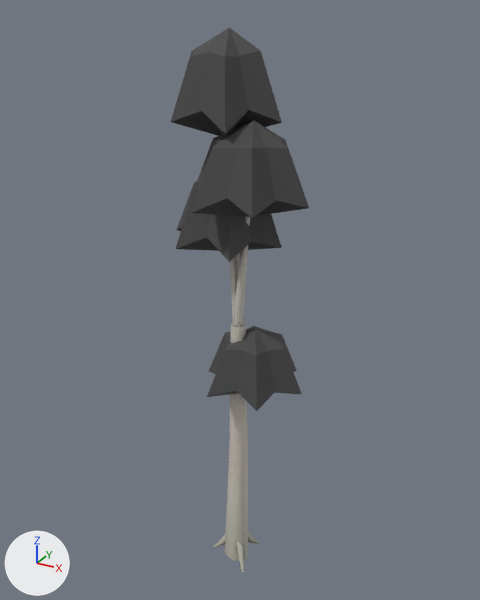
Two versions of the glTF model arte/modelos/mapa/vegetacao/arv_betula_6/arv_betula_6.glb, one commit apart.
Camera for both pictures: a camera (50 mm lens) standing at (1.42, -2.55, 2.87) and looking at (-0.02, 0.06, 1.56). The lights are fixed; the arrows at lower left show +X, +Y and +Z. The older version comes first. Where no turn or scale is listed for an object, it has been applied to the vertices. Vertices at exactly the same position are counted once.

Names of what the first picture shows: 'arv_betula_6_corpo'.
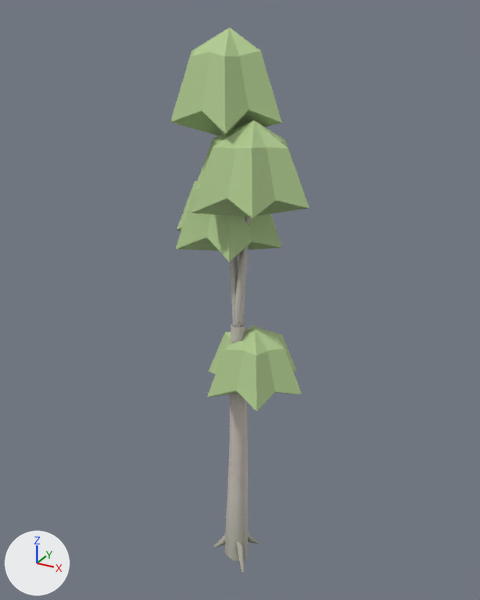
The change, as a diff of the scene's bpy script:
```diff
--- a/arte/modelos/mapa/vegetacao/arv_betula_6/arv_betula_6.glb.py
+++ b/arte/modelos/mapa/vegetacao/arv_betula_6/arv_betula_6.glb.py
@@ mat_p_folhabetula_002 @@
+mat_p_folhabetula_002 = principled_material('P_FolhaBetula.002')
+mat_p_folhabetula_002.base_color = (0.44, 0.6, 0.28)  # green #b1cb90
+mat_p_folhabetula_002.roughness = 0.8
@@ me_arv_betula_6_corpo @@
 me_arv_betula_6_corpo.from_pydata(...)  # 186 vertices, 314 faces; spans x -0.36..0.37, y -0.31..0.29, z 0.0..2.79
 # used by ob_arv_betula_6_corpo; location = (0.0, 0.0, 0.0)
+# me_arv_betula_6_corpo part 1: 144 of the faces centred in x -0.28..0.3, y -0.25..0.24, z 1.87..2.73 switch from mat_arv_betula_6_tex (picture img_arv_betula_6_tex) to mat_p_folhabetula_002 (green #b1cb90)
+# me_arv_betula_6_corpo part 2: 48 of the faces centred in x -0.14..0.26, y -0.13..0.24, z 1.12..1.39 switch from mat_arv_betula_6_tex (picture img_arv_betula_6_tex) to mat_p_folhabetula_002 (green #b1cb90)
```

Pixel boxes (x1, y1, x2, y2) of what changed, in the pictures (480 x 600 px):
part 1 of me_arv_betula_6_corpo, recoloured (grey to green): (171, 27, 309, 262) in both
part 2 of me_arv_betula_6_corpo, recoloured (grey to green): (207, 326, 302, 411) in both
